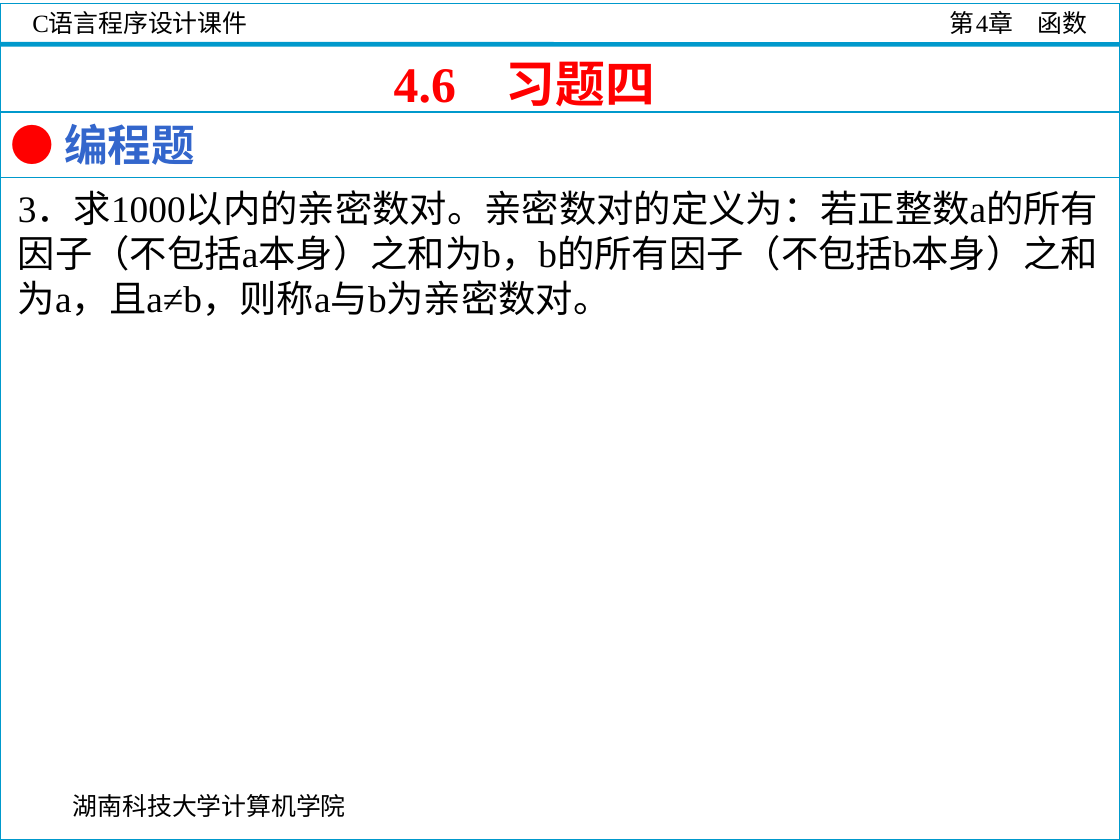
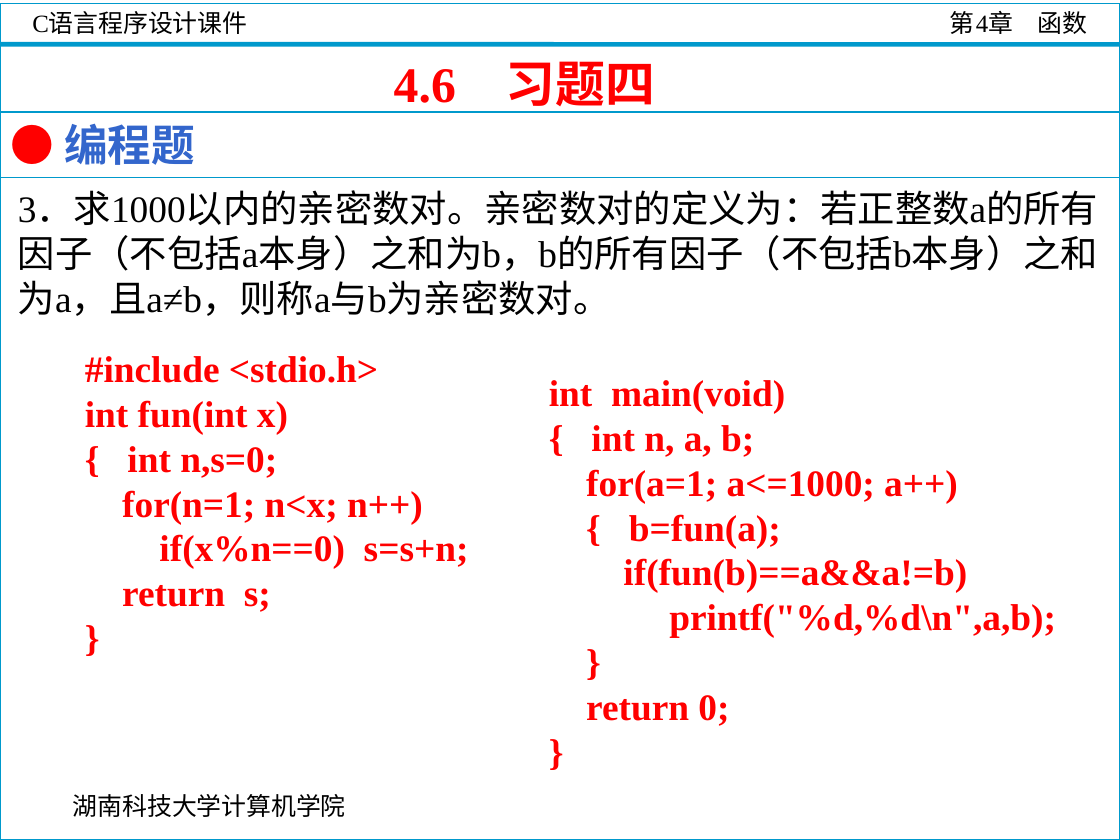
Before and after one commit to guoshengkang/guoshengkang.github.io, a slide deck: slide 110 of files/Slides_C_Programming/C语言程序设计__第4章.ppt. Drawn at 1120x840 pixels with LibreOffice and Linux fonts; fonts in the diff are those of the drawing; background and template pictures are left out. Boxes give left, top, right and bottom in pixels: in the first picture for what was removed or moved away, otherwise in the second. Text is boxed around its words. In the diff, an @@ line names an element or a change of style, - is before the commit and + after.

```diff
--- a/files/Slides_C_Programming/C语言程序设计__第4章.ppt
+++ b/files/Slides_C_Programming/C语言程序设计__第4章.ppt
@@ text added at bbox=[85, 356, 469, 612], 24 pt, text #FF0000, bold @@
+#include <stdio.h>
+int fun(int x)
+{ int n,s=0;
+for(n=1; n<x; n++)
+if(x%n==0) s=s+n;
+return s;
+}
@@ text added at bbox=[549, 380, 1056, 726], 24 pt, text #FF0000, bold @@
+int main(void)
+{ int n, a, b;
+for(a=1; a<=1000; a++)
+{ b=fun(a);
+if(fun(b)==a&&a!=b)
+printf("%d,%d\n",a,b);
+}
+return 0;
+}
```
Also in this commit, not shown: 20 other slides changed, 8 other files.
